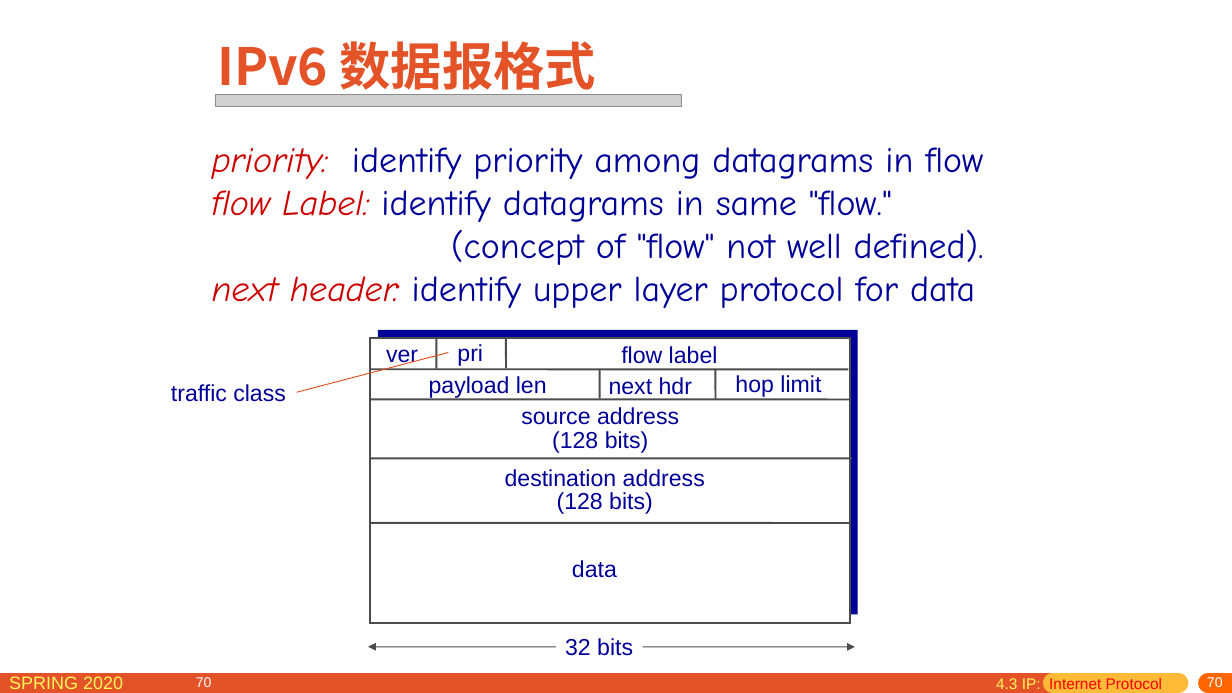
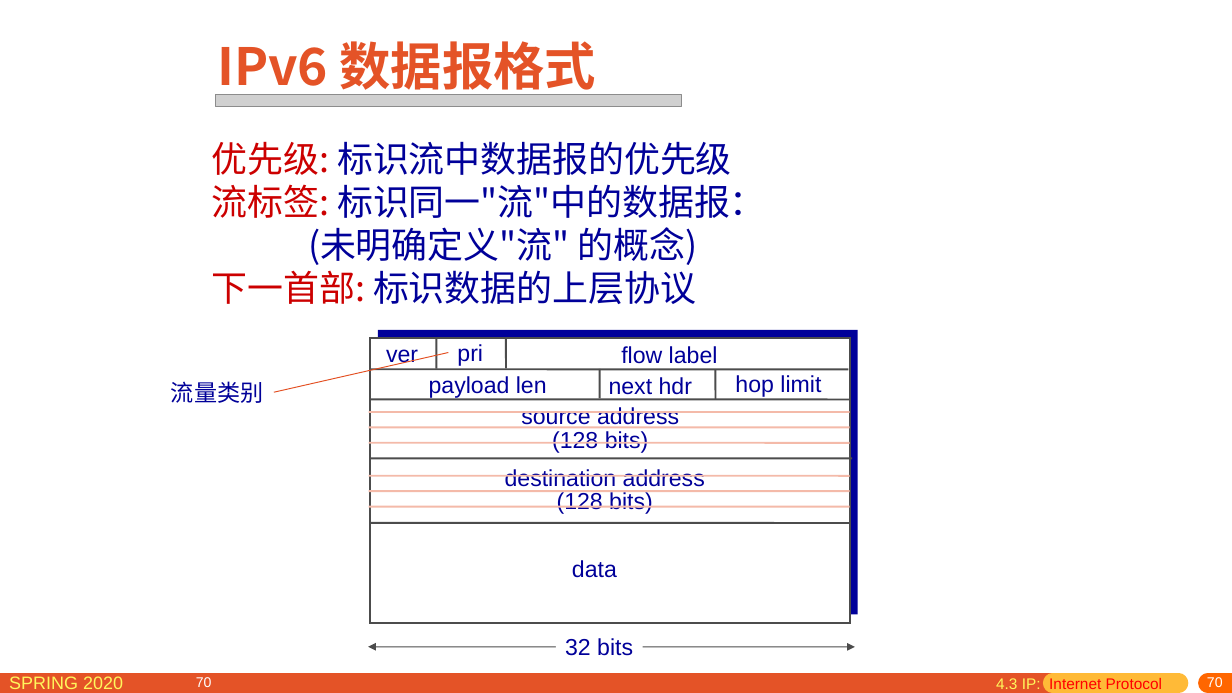
Before and after one commit to network-distributed/presentations, a slide deck: slide 70 of chapter4_cn.pptx. Drawn at 1232x693 pixels with LibreOffice and Linux fonts; fonts in the diff are those of the drawing; grey boxes stand for pictures. Boxes give left, top, right and bottom in pixels: in the first picture for what was removed or moved away, otherwise in the second. Text is boxed around its words. In the diff, an @@ line names an element or a change of style, - is before the commit and + after.

```diff
--- a/chapter4_cn.pptx
+++ b/chapter4_cn.pptx
@@ text at box(211, 141, 766, 304): text changed; font Comic Neue to Noto Sans CJK SC @@
-priority: identify priority among datagrams in flow
-flow Label: identify datagrams in same "flow."
-(concept of "flow" not well defined).
-next header: identify upper layer protocol for data
+优先级: 标识流中数据报的优先级
+流标签: 标识同一"流"中的数据报：
+(未明确定义"流" 的概念)
+下一首部: 标识数据的上层协议
@@ line moved from (297, 393) - (448, 353) to (274, 393) - (448, 353) @@
@@ text at box(171, 381, 263, 403): text changed @@
-traffic class
+流量类别
@@ line added from (369, 412) to (850, 412), #F4BAA9 1.5 pt @@
@@ line added from (369, 428) to (850, 428), #F4BAA9 1.5 pt @@
@@ line added from (369, 443) to (850, 443), #F4BAA9 1.5 pt @@
@@ line added from (369, 476) to (850, 476), #F4BAA9 1.5 pt @@
@@ line added from (369, 492) to (850, 492), #F4BAA9 1.5 pt @@
@@ line added from (369, 506) to (850, 506), #F4BAA9 1.5 pt @@
```
Also in this commit, not shown: 26 other slides changed, 6 slides added, 6 slides removed, 1 other file.
